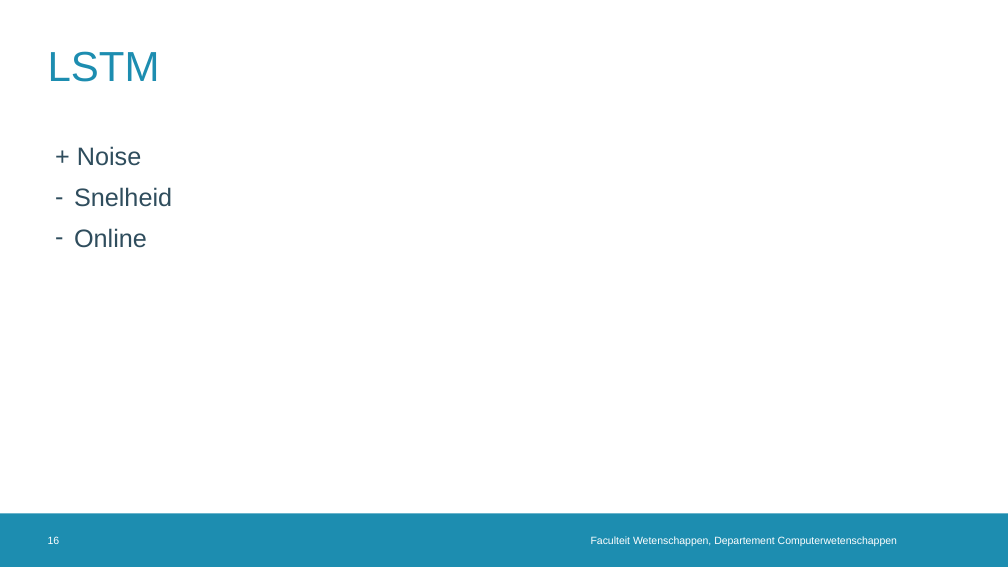
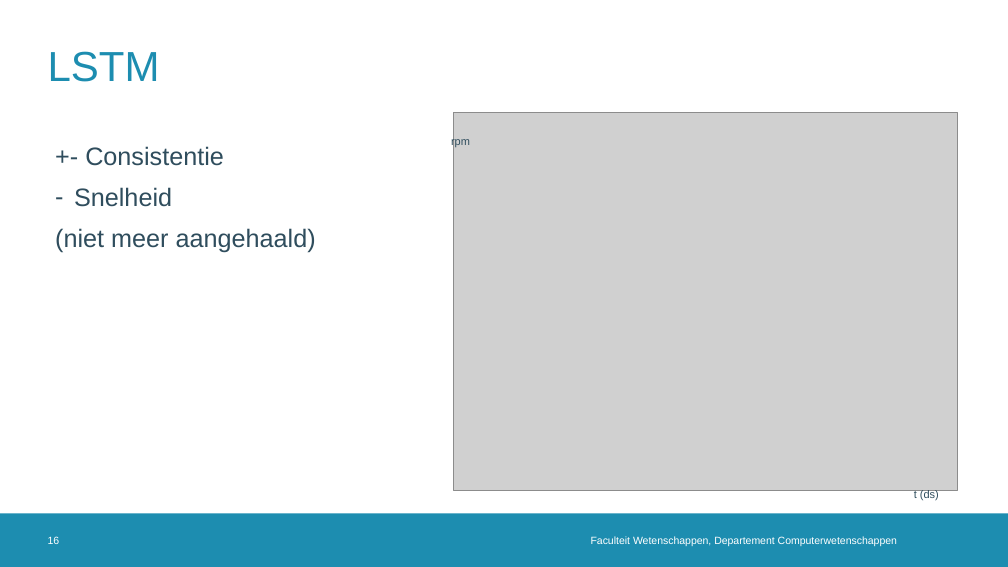
Before and after one commit to TooCools/Masterproef, a slide deck: slide 16 of Real-Time Cadansaanpassing in een Automatische Fietstransmissie2.0.pptx. Drawn at 1008x567 pixels with LibreOffice and Linux fonts; fonts in the diff are those of the drawing; grey boxes stand for pictures; background and template pictures are left out. Boxes give left, top, right and bottom in pixels: in the first picture for what was removed or moved away, otherwise in the second. Text is boxed around its words. In the diff, an @@ line names an element or a change of style, - is before the commit and + after.

Commit message:
ppt

```diff
--- a/Real-Time Cadansaanpassing in een Automatische Fietstransmissie2.0.pptx
+++ b/Real-Time Cadansaanpassing in een Automatische Fietstransmissie2.0.pptx
@@ picture added at (454, 113, 958, 491) @@
@@ text at (85, 146, 224, 166): text changed @@
-+ Noise
++- Consistentie
@@ text added at (451, 136, 470, 147), 10.5 pt, text #2F4D5D @@
+rpm
@@ text at (55, 228, 316, 253): text changed @@
-– Online
+(niet meer aangehaald)
@@ text added at (914, 490, 939, 500), 10.5 pt, text #2F4D5D @@
+t (ds)
```
Also in this commit, not shown: 2 other files.
